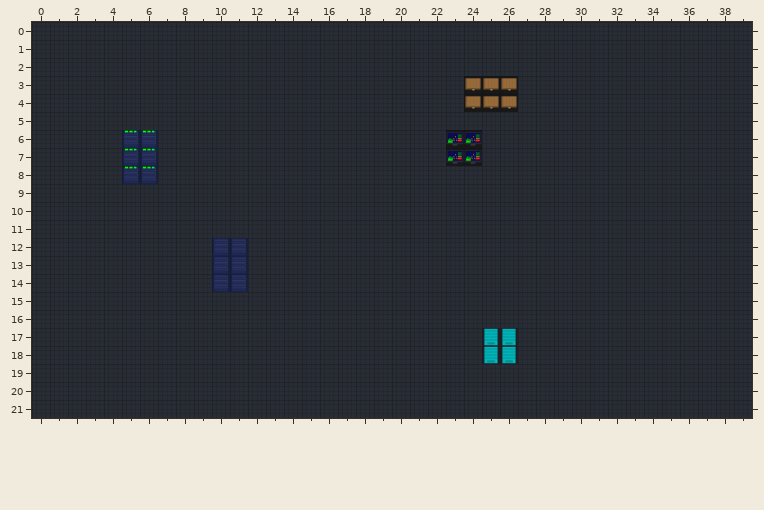
Tiled map (JSON), stored at assets/maps/kubernetes_colosseum.tmj. The picture above is the old version.
Cells are 48x48 px. Shown: x 0..39, y 0..21.
New version:
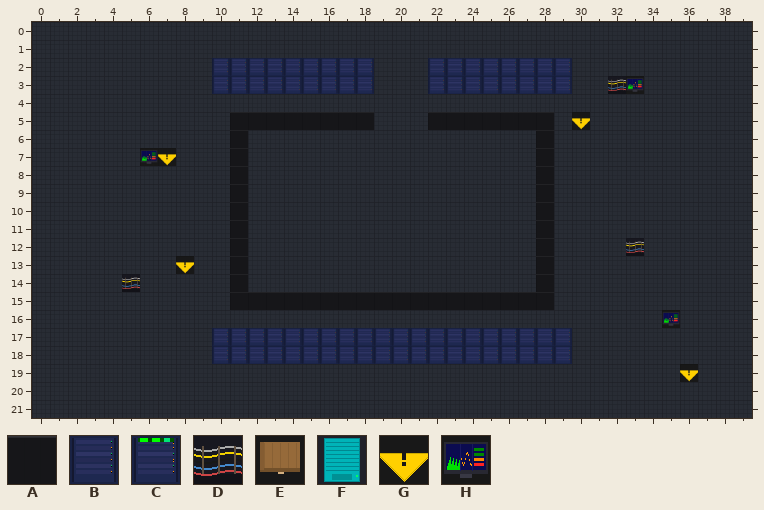
Key: from "kenney_tech_office": A 5, B 10, C 11, D 12, E 15, F 20, G 22, H 28.
_ is an empty cell.
The edit:
Layer "Objects":
y 2: x 10..18 _________ -> BBBBBBBBB; x 22..29 ________ -> BBBBBBBB
y 3: x 10..18 _________ -> BBBBBBBBB; x 22..29 __EEE___ -> BBBBBBBB; x 32..33 __ -> DH
y 4: x 24..26 EEE -> ___
y 5: x 11..18 ________ -> AAAAAAAA; x 22..28 _______ -> AAAAAAA; x 30 _ -> G
y 6: x 5..6 CC -> __; x 11 _ -> A; x 23..24 HH -> __; x 28 _ -> A
y 7: x 5..7 CC_ -> _HG; x 11 _ -> A; x 23..24 HH -> __; x 28 _ -> A
y 8: x 5..6 CC -> __; x 11 _ -> A; x 28 _ -> A
y 9..11: x 11 _ -> A; x 28 _ -> A
y 12: x 10..11 BB -> _A; x 28 _ -> A; x 33 _ -> D
y 13: x 8 _ -> G; x 10..11 BB -> _A; x 28 _ -> A
y 14: x 5 _ -> D; x 10..11 BB -> _A; x 28 _ -> A
y 15: x 11..28 __________________ -> AAAAAAAAAAAAAAAAAA
y 16: x 35 _ -> H
y 17..18: x 10..29 _______________FF___ -> BBBBBBBBBBBBBBBBBBBB
y 19: x 36 _ -> G
